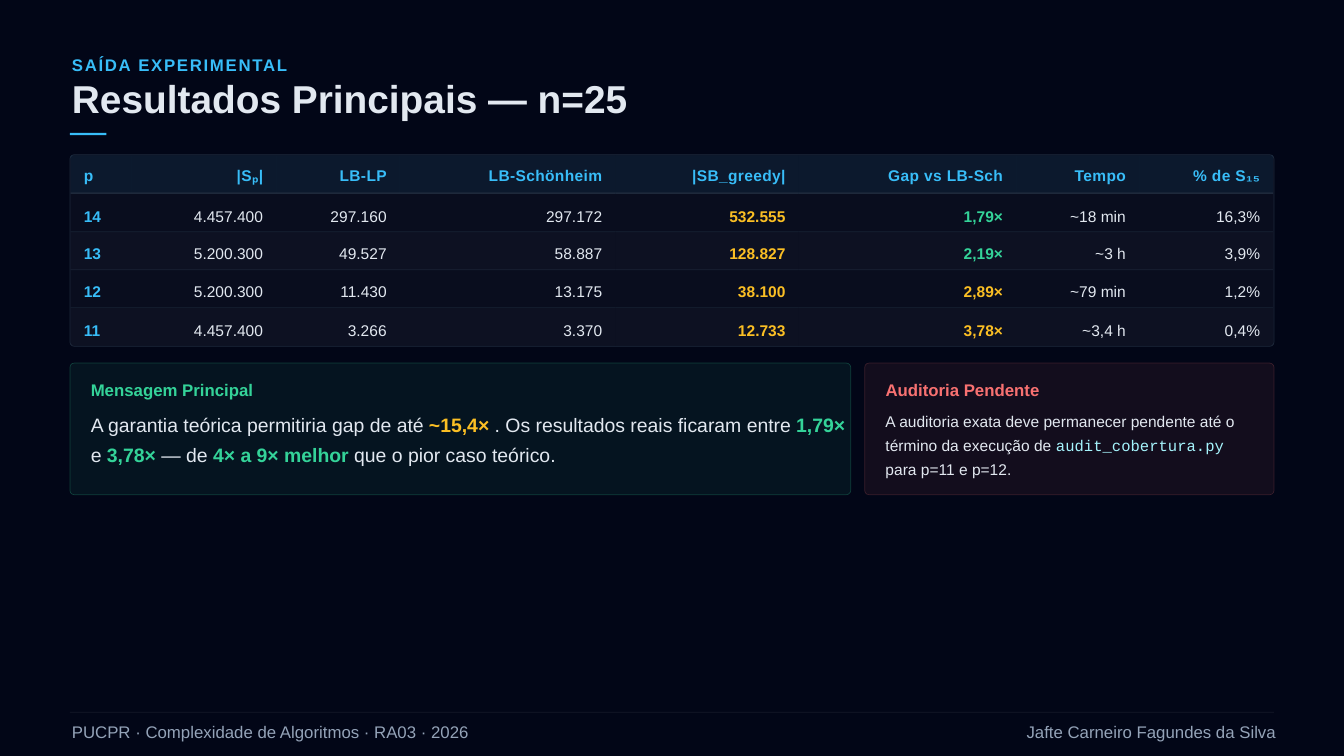
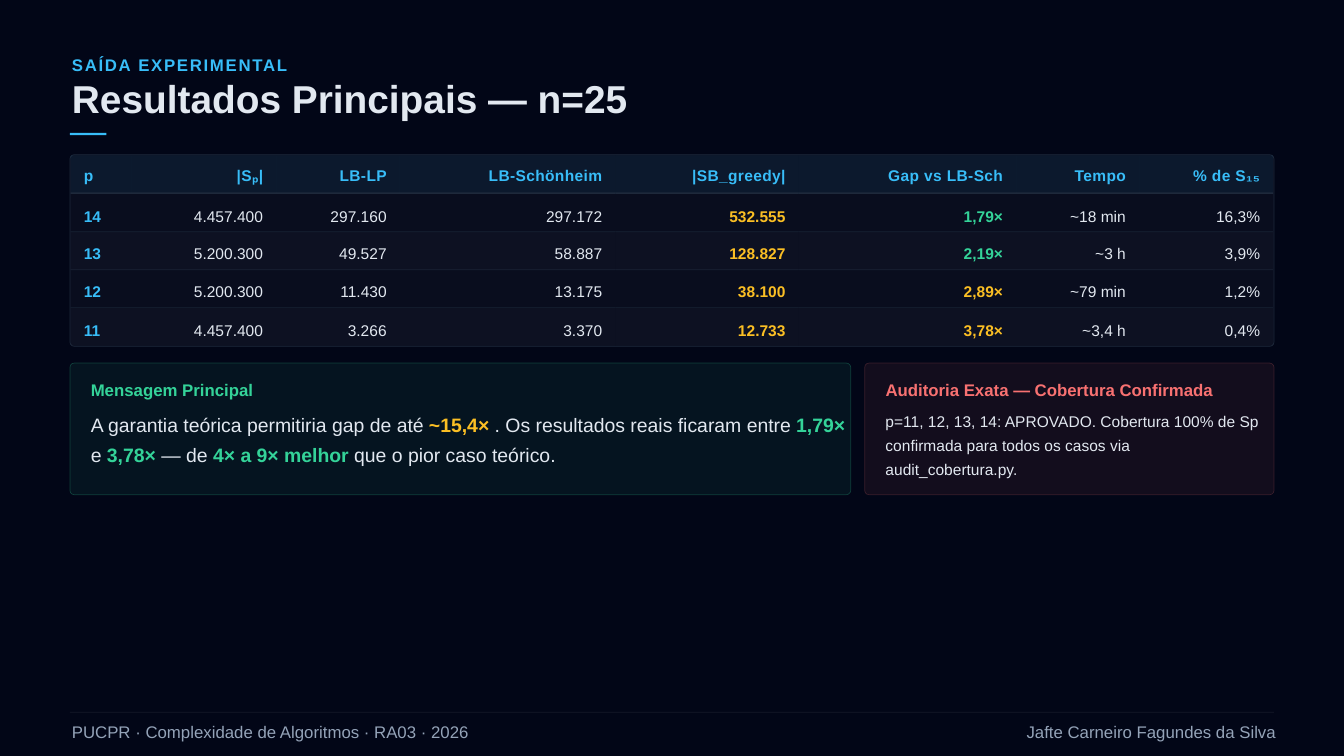
Before and after one commit to cyberfika/SCP_RA03, a slide deck: slide 11 of docs/RA03_Complexidade.pptx (slide 9 before the commit). Drawn at 1344x756 pixels with LibreOffice and Linux fonts; fonts in the diff are those of the drawing. Boxes give left, top, right and bottom in pixels: in the first picture for what was removed or moved away, otherwise in the second. Text is boxed around its words. In the diff, an @@ line names an element or a change of style, - is before the commit and + after.

```diff
--- a/docs/RA03_Complexidade.pptx
+++ b/docs/RA03_Complexidade.pptx
@@ text at (886, 384, 1213, 396): text changed @@
-Auditoria Pendente
+Auditoria Exata — Cobertura Confirmada
@@ text at (885, 415, 1259, 479): text changed @@
-A auditoria exata deve permanecer pendente até o término da execução de audit_cobertura.py para p=11 e p=12.
+p=11, 12, 13, 14: APROVADO. Cobertura 100% de Sp confirmada para todos os casos via audit_cobertura.py.
```
Also in this commit, not shown: 5 slides added, 17 other files.
